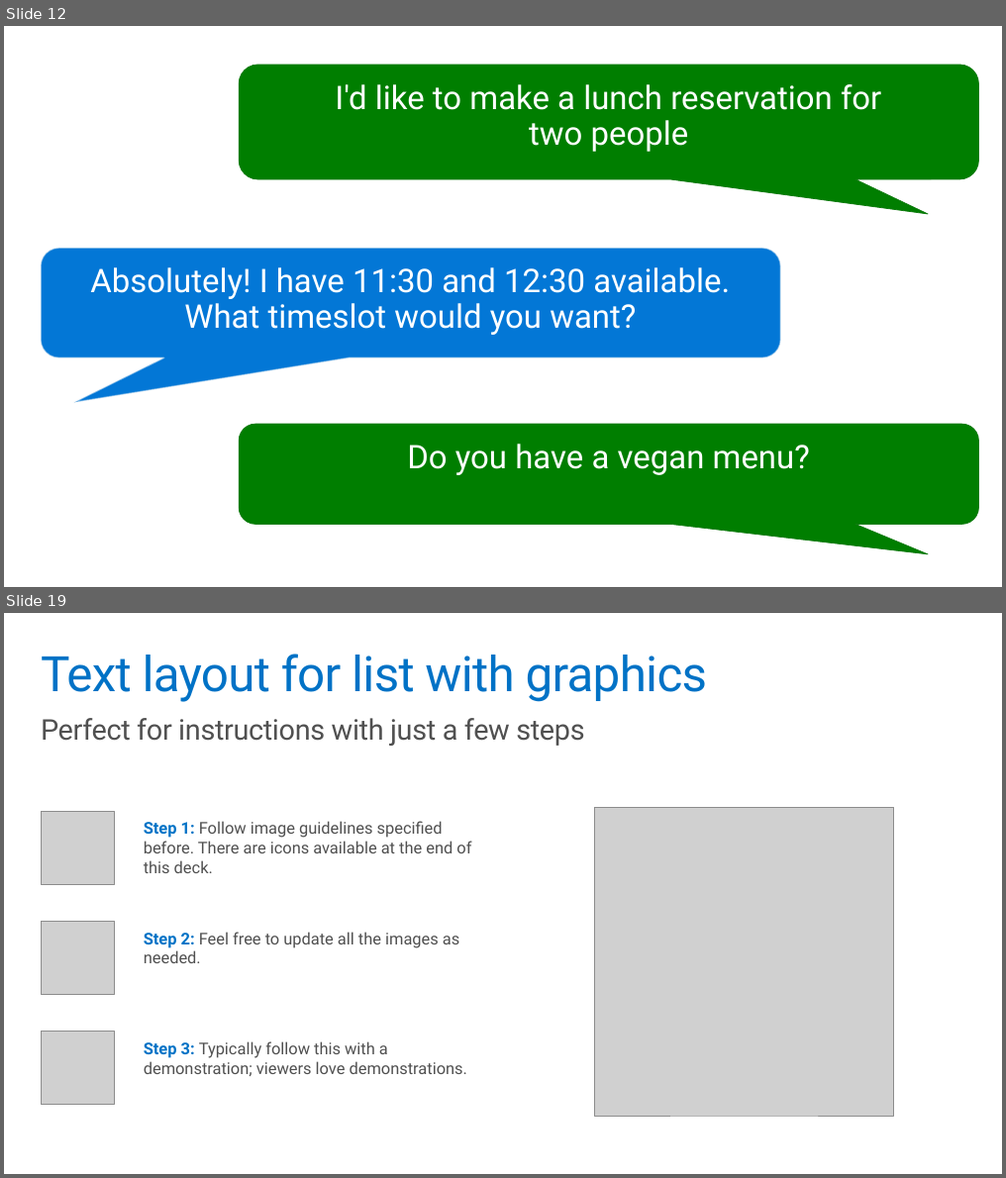
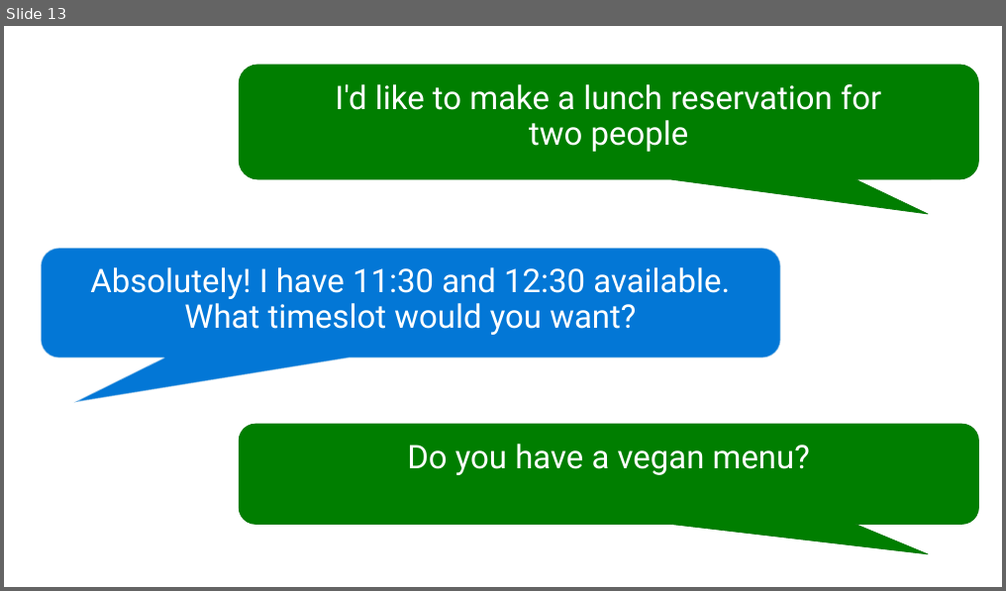
Before and after one commit to GeekTrainer/help-desk-bot-lab, a slide deck: Slides/2 - Mastering the user experience.pptx. Shown one above the other, each under a label of ours: slides 12 and 19 before the commit, slide 13 after it; the slides between them are not shown. The pictures are 1006x1178 and 1006x591 pixels, drawn with LibreOffice and Linux fonts; fonts in the diff are those of the drawing; grey boxes stand for pictures. Boxes give left, top, right and bottom in pixels: in the first picture for what was removed or moved away, otherwise in the second. Text is boxed around its words. In the diff, an @@ line names an element or a change of style, - is before the commit and + after.

```diff
--- a/Slides/2 - Mastering the user experience.pptx
+++ b/Slides/2 - Mastering the user experience.pptx
@@ slide 19 removed at (4,613,1002,1174), background #FFFFFF @@
@@ title removed at (41,654,708,702) @@
-Text layout for list with graphics
@@ text removed at (41,718,584,746) @@
-Perfect for instructions with just a few steps
@@ picture removed at (41,811,114,884) @@
@@ picture removed at (595,807,894,1116) @@
@@ text removed at (144,821,471,873) @@
-Step 1: Follow image guidelines specified before. There are icons available at the end of this deck.
@@ picture removed at (41,921,114,994) @@
@@ text removed at (144,932,459,963) @@
-Step 2: Feel free to update all the images as needed.
@@ picture removed at (41,1031,114,1105) @@
@@ text removed at (144,1042,467,1076) @@
-Step 3: Typically follow this with a demonstration; viewers love demonstrations.
@@ what was slide 12 is now slide 13 @@
```
Also in this commit, not shown: 1 slide changed, 9 slides added, 21 other slides removed.
